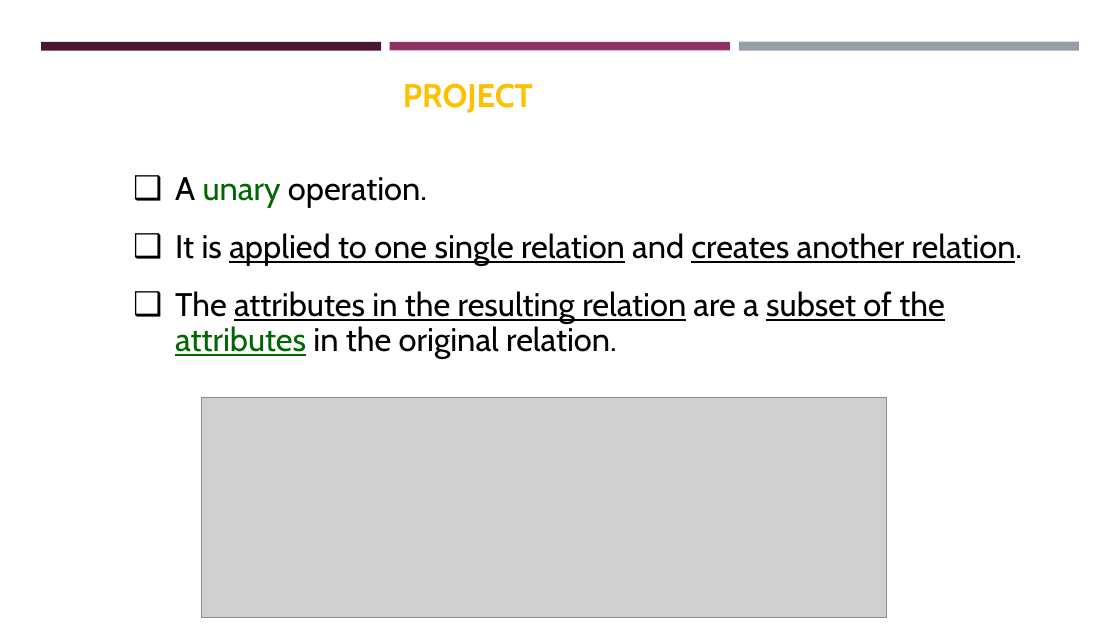
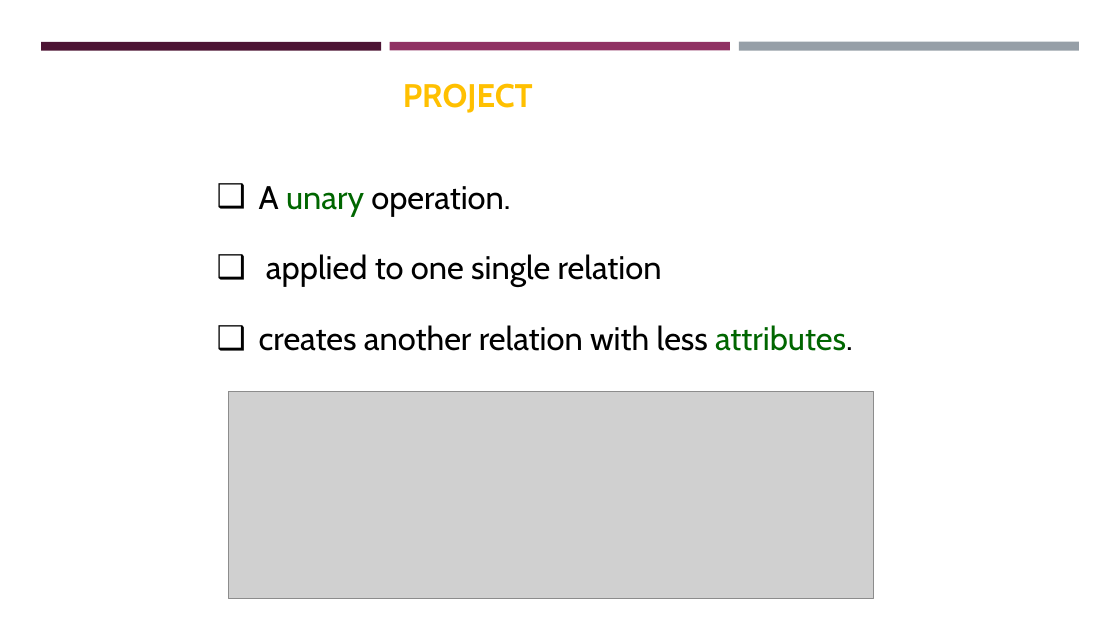
Before and after one commit to pengdsci/STA490, a slide deck: slide 13 of w06/sql/w10-STA321Relational-Database-SQL-Clauses.pptx (slide 11 before the commit). Drawn at 1120x630 pixels with LibreOffice and Linux fonts; fonts in the diff are those of the drawing; grey boxes stand for pictures; background and template pictures are left out. Boxes give left, top, right and bottom in pixels: in the first picture for what was removed or moved away, otherwise in the second. Text is boxed around its words. In the diff, an @@ line names an element or a change of style, - is before the commit and + after.

```diff
--- a/w06/sql/w10-STA321Relational-Database-SQL-Clauses.pptx
+++ b/w06/sql/w10-STA321Relational-Database-SQL-Clauses.pptx
@@ text "A unary operation.": place and size @@
-text "A unary operation." at [175,177,1022,359]
+text "A unary operation." at [259,186,853,351]
@@ text at [259,254,853,351]: text changed @@
-❑ It is applied to one single relation and creates another relation.
-❑ The attributes in the resulting relation are a subset of the attributes in the original relation.
+❑ applied to one single relation
+❑ creates another relation with less attributes.
@@ picture: place and size @@
-picture at [202,397,887,618]
+picture at [229,392,874,599]
```
Also in this commit, not shown: 13 other slides changed, 2 slides added.
